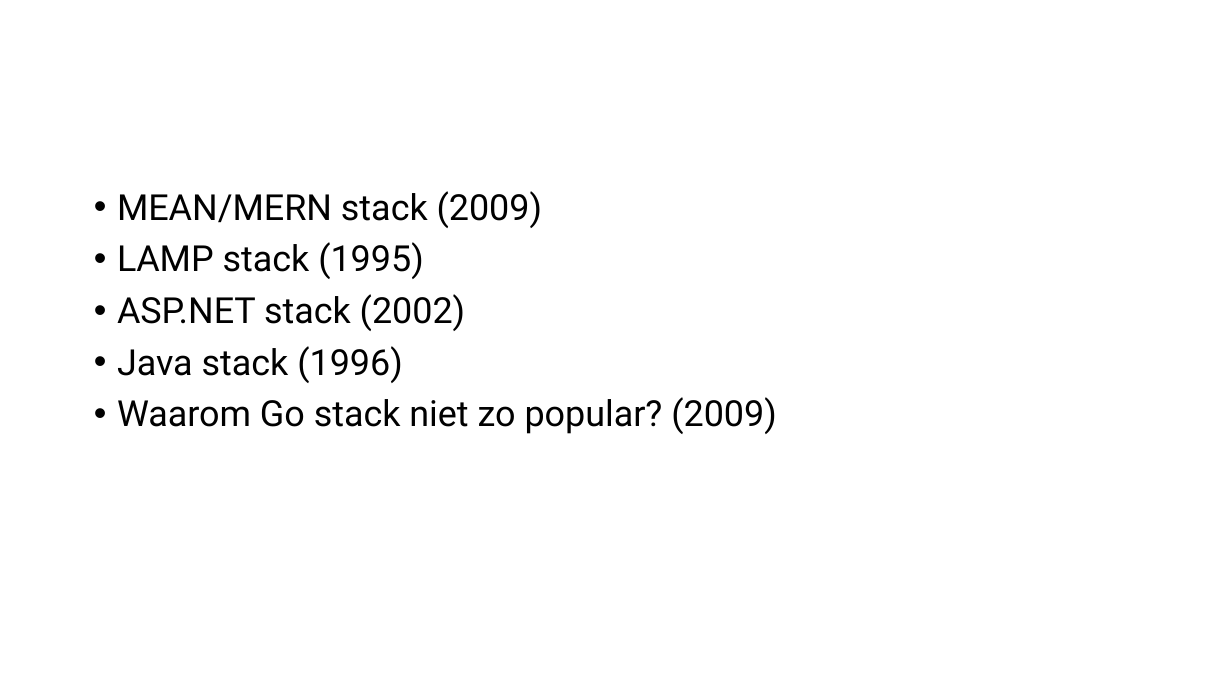
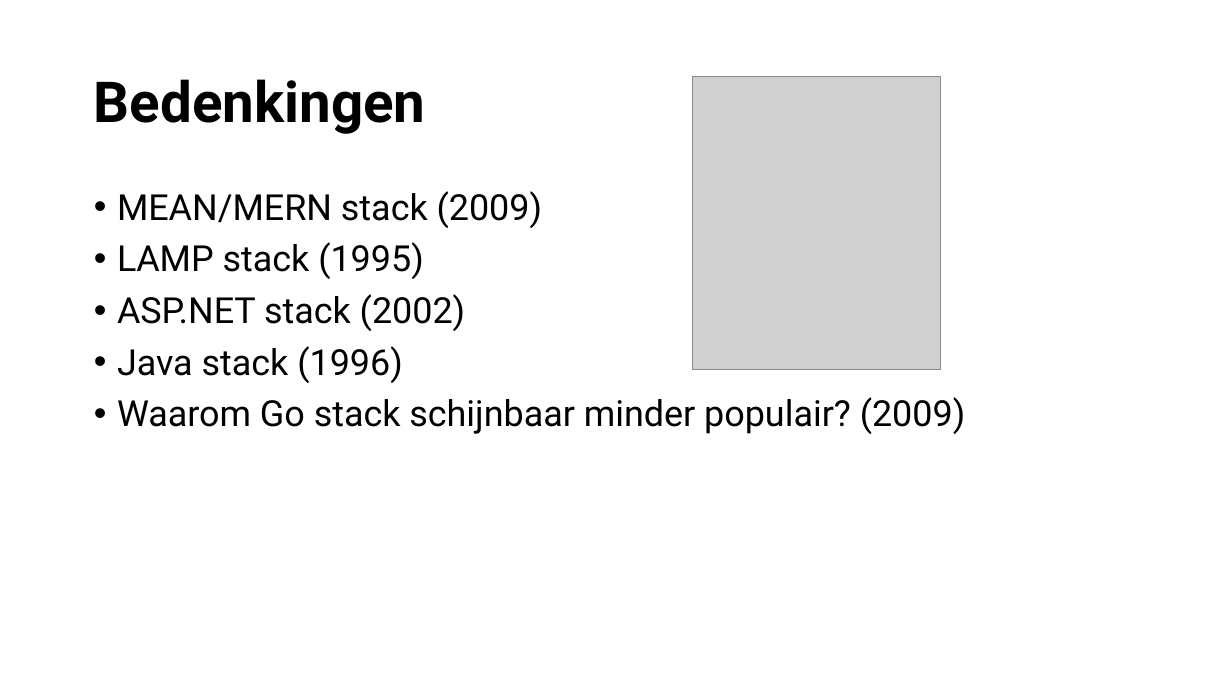
Before and after one commit to vervoortkobe/SoftwareTrends-Presentatie-Go-3ITSOF1, a slide deck: slide 15 of Golang.pptx. Drawn at 1232x693 pixels with LibreOffice and Linux fonts; fonts in the diff are those of the drawing; grey boxes stand for pictures; background and template pictures are left out. Boxes give left, top, right and bottom in pixels: in the first picture for what was removed or moved away, otherwise in the second. Text is boxed around its words. In the diff, an @@ line names an element or a change of style, - is before the commit and + after.

```diff
--- a/Golang.pptx
+++ b/Golang.pptx
@@ title "Bedenkingen" at [94,79,425,134]: text colour #FFFFFF to #000000 @@
@@ picture added at [693,77,942,370] @@
@@ text at [117,397,965,434]: text changed @@
-• Waarom Go stack niet zo popular? (2009)
+• Waarom Go stack schijnbaar minder populair? (2009)
```
Also in this commit, not shown: 8 other slides changed, 18 other files.
